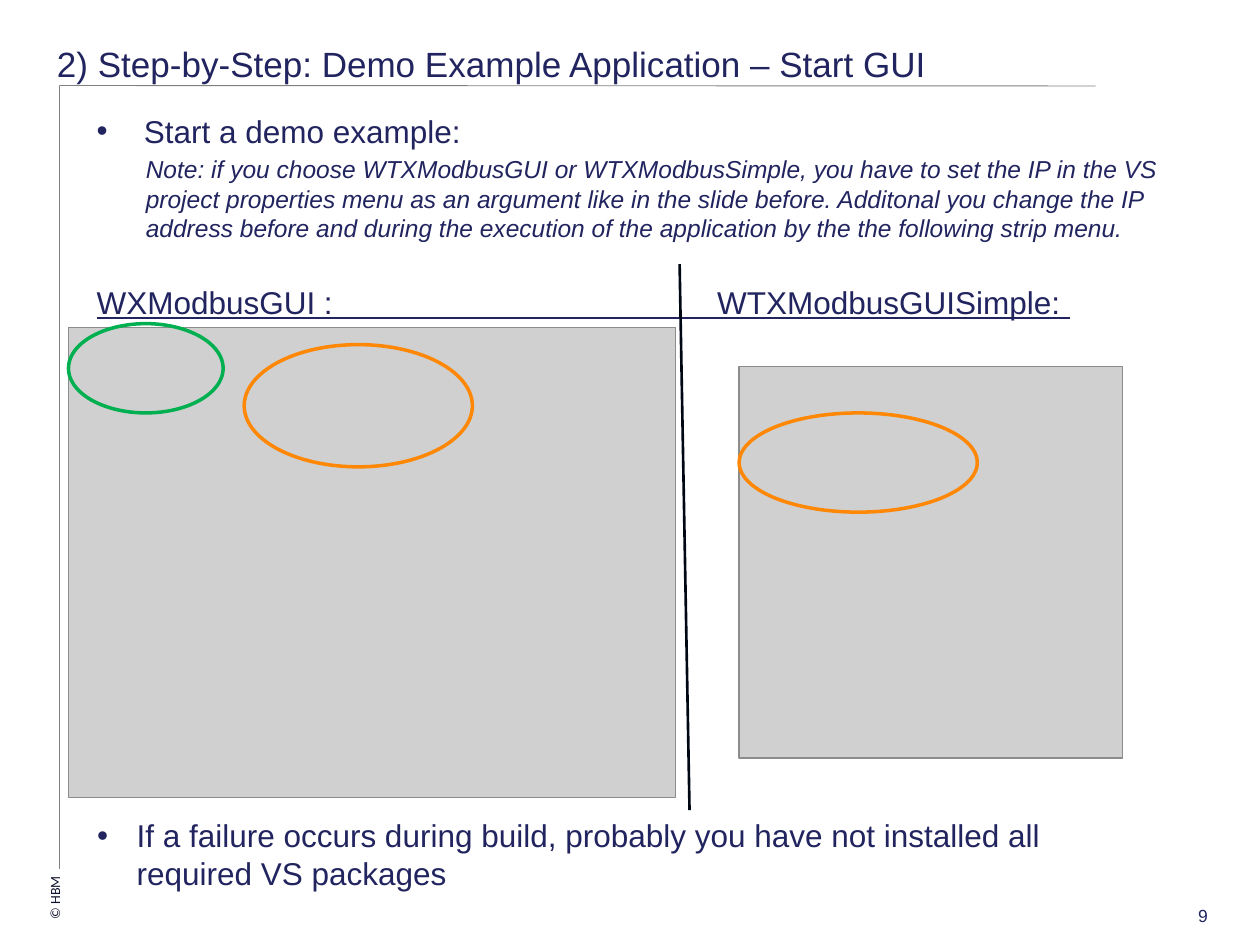
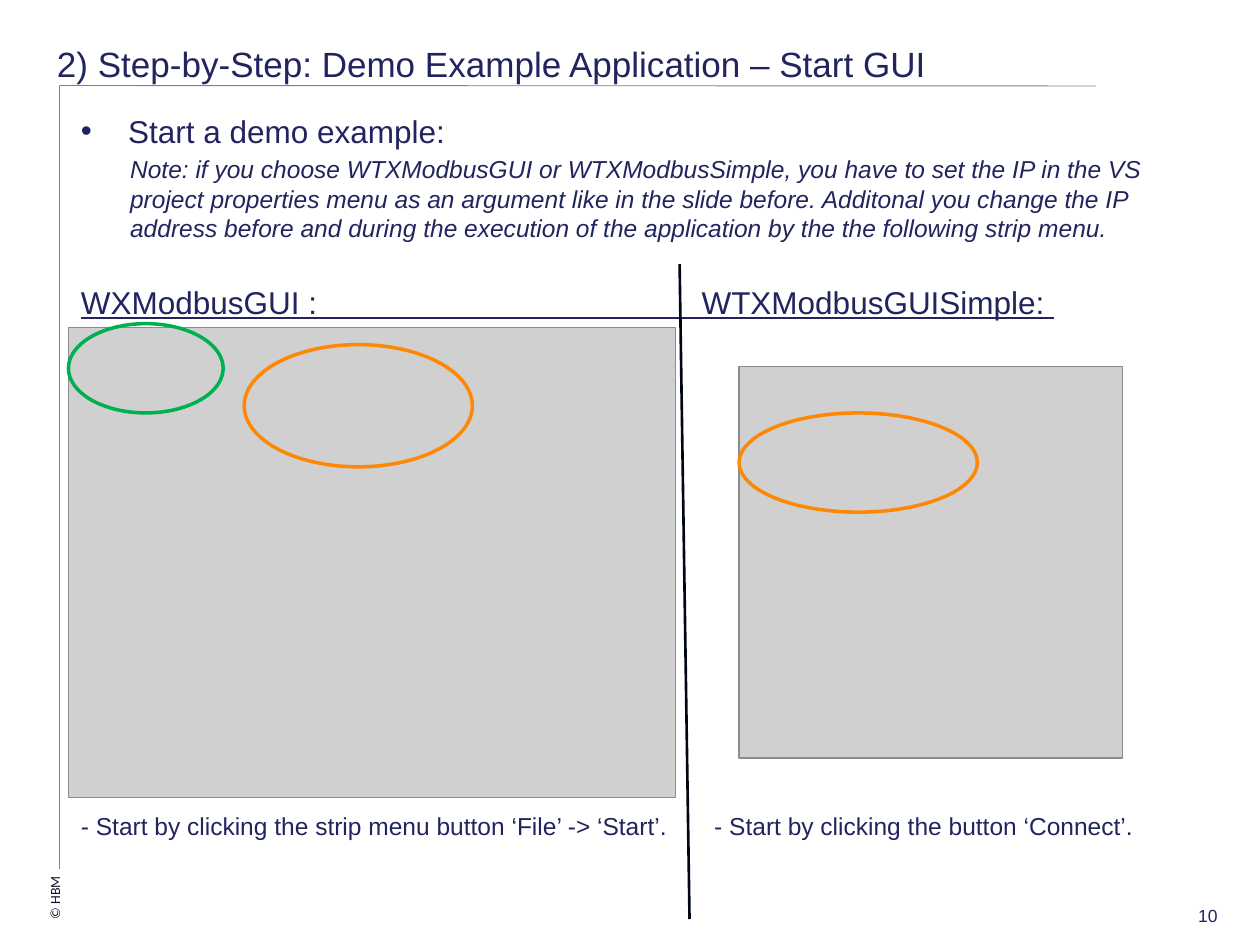
Before and after one commit to FelixHuettlatHBM/ModbusTCP_WTX, a slide deck: slide 10 of Doc/HowTo-WTXModbus.pptx (slide 9 before the commit). Drawn at 1260x945 pixels with LibreOffice and Linux fonts; fonts in the diff are those of the drawing; grey boxes stand for pictures; background and template pictures are left out. Boxes give left, top, right and bottom in pixels: in the first picture for what was removed or moved away, otherwise in the second. Text is boxed around its words. In the diff, an @@ line names an element or a change of style, - is before the commit and + after.

```diff
--- a/Doc/HowTo-WTXModbus.pptx
+++ b/Doc/HowTo-WTXModbus.pptx
@@ text "Start a demo example:" moved from (x1=97, y1=120, x2=1157, y2=320) to (x1=81, y1=120, x2=1141, y2=840) @@
@@ line moved from (679, 265) - (689, 810) to (679, 265) - (689, 919) @@
@@ text at (x1=96, y1=817, x2=1133, y2=840): paragraph added @@
+- Start by clicking the strip menu button ‘File’ -> ‘Start’. - Start by clicking the button ‘Connect’.
@@ text removed at (x1=137, y1=824, x2=1040, y2=891) @@
-• If a failure occurs during build, probably you have not installed all required VS packages
@@ page number at (x1=1198, y1=909, x2=1217, y2=922): text changed @@
-9
+10
```
Also in this commit, not shown: 1 slide added.
